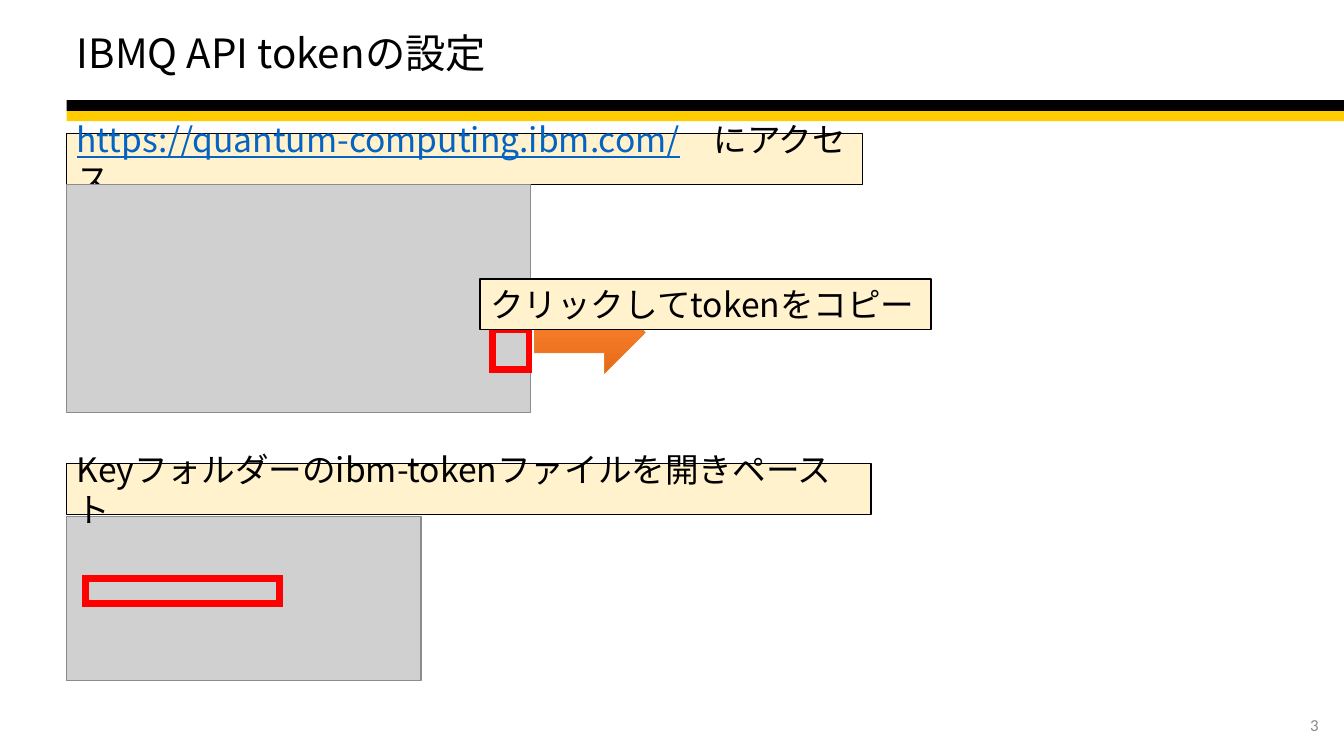
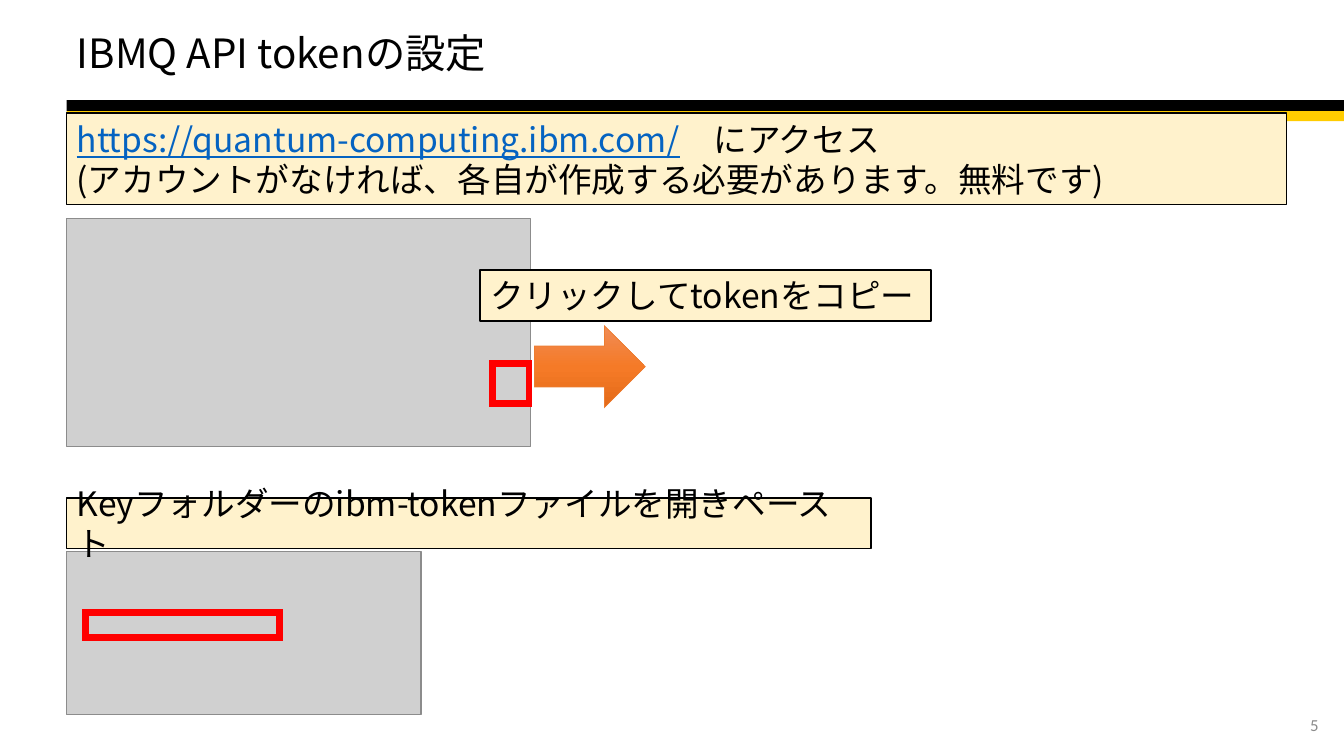
Before and after one commit to quantinuum-jp/QSRH-Quantinuum, a slide deck: slide 5 of 2022/2022-08-19QSRH/20220819-Quantinuum-tket.pptx (slide 3 before the commit). Drawn at 1344x756 pixels with LibreOffice and Linux fonts; fonts in the diff are those of the drawing; grey boxes stand for pictures. Boxes give left, top, right and bottom in pixels: in the first picture for what was removed or moved away, otherwise in the second. Text is boxed around its words. In the diff, an @@ line names an element or a change of style, - is before the commit and + after.

Commit message:
update a file

```diff
--- a/2022/2022-08-19QSRH/20220819-Quantinuum-tket.pptx
+++ b/2022/2022-08-19QSRH/20220819-Quantinuum-tket.pptx
@@ rectangle "https://quantum-computing.ibm.com/ にアクセス (アカウントがなければ、各自が作成する ...": place and size @@
-rectangle "https://quantum-computing.ibm.com/ にアクセス (アカウントがなければ、各自が作成する ..." at <box>67,133,862,184</box>
+rectangle "https://quantum-computing.ibm.com/ にアクセス (アカウントがなければ、各自が作成する ..." at <box>67,113,1287,205</box>
@@ text in rectangle at <box>77,125,1104,199</box>: text changed; text colour #0563C1 to #000000 @@
-https://quantum-computing.ibm.com/ にアクセス
+https://quantum-computing.ibm.com/ にアクセス
+(アカウントがなければ、各自が作成する必要があります。無料です)
@@ rectangle "クリックしてtokenをコピー": place and size @@
-rectangle "クリックしてtokenをコピー" at <box>480,279,931,330</box>
+rectangle "クリックしてtokenをコピー" at <box>480,270,931,321</box>
@@ 3 rectangles, 2 pictures, 1 right arrow: place and size @@
-3 rectangles, 2 pictures, 1 right arrow at <box>67,185,871,682</box>
+3 rectangles, 2 pictures, 1 right arrow at <box>67,219,871,716</box>
@@ page number at <box>1310,720,1318,731</box>: text changed @@
-3
+5
```
Also in this commit, not shown: 1 other slide changed, 3 slides added, 1 slide removed.
